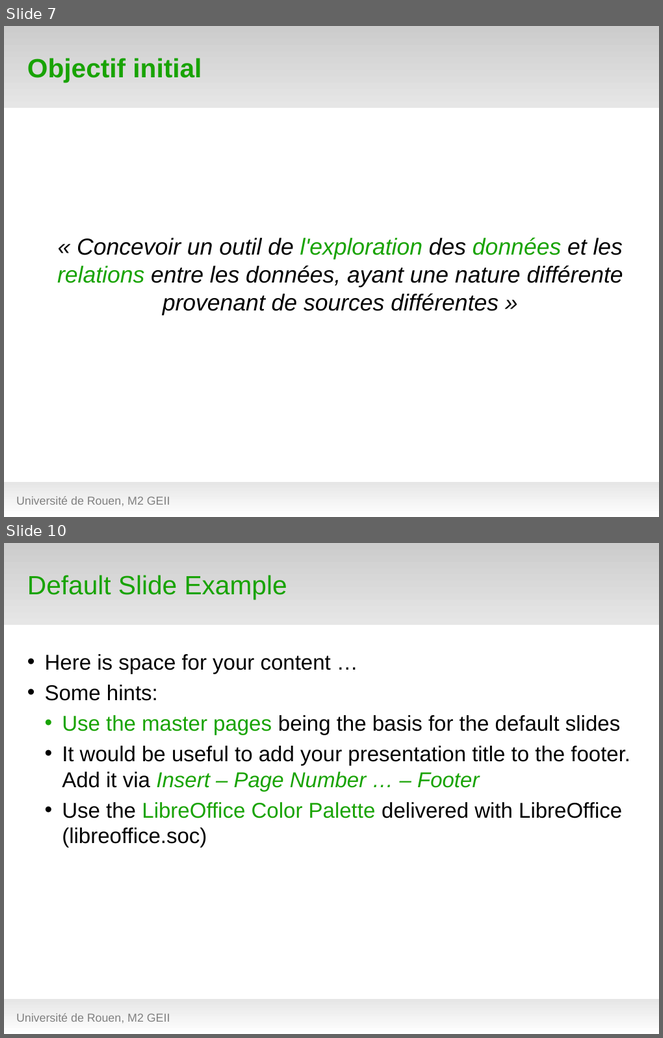
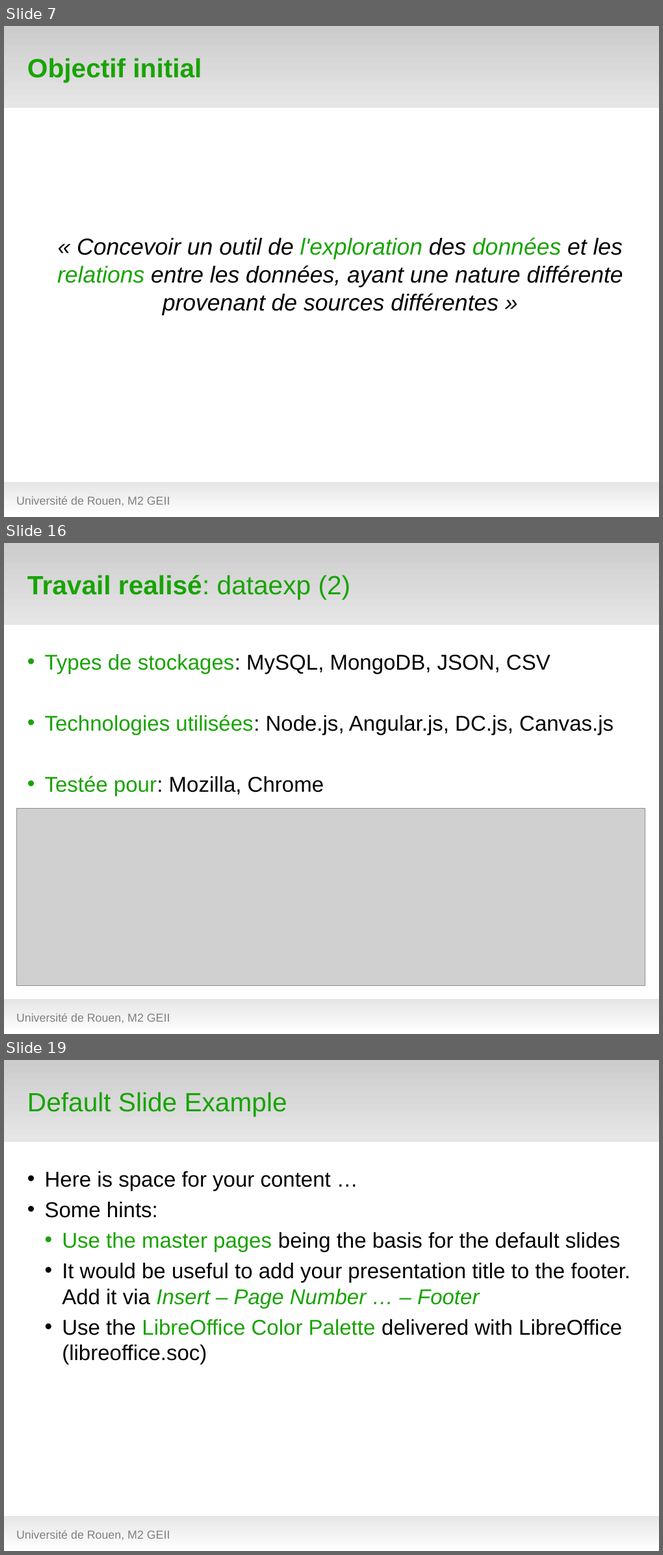
Before and after one commit to hanzenok/dataexp, a slide deck: presentation/test_green5.odp. Shown one above the other, each under a label of ours: slides 7 and 10 before the commit, slides 7, 16 and 19 after it; the slides between them are not shown. The pictures are 663x1038 and 663x1555 pixels, drawn with LibreOffice and Linux fonts; fonts in the diff are those of the drawing; grey boxes stand for pictures; background and template pictures are left out. Boxes give left, top, right and bottom in pixels: in the first picture for what was removed or moved away, otherwise in the second. Text is boxed around its words. In the diff, an @@ line names an element or a change of style, - is before the commit and + after.

```diff
--- a/presentation/test_green5.odp
+++ b/presentation/test_green5.odp
@@ slide 16 added at (x1=4, y1=543, x2=659, y2=1034), background #FFFFFF; not listed: 2 template elements that a slide beside it also shows @@
@@ title added at (x1=27, y1=575, x2=351, y2=599), 32 pt, text #18A303, bold @@
+Travail realisé: dataexp (2)
@@ text added at (x1=45, y1=654, x2=614, y2=797), 26 pt, text #000000 @@
+• Types de stockages: MySQL, MongoDB, JSON, CSV
+• Technologies utilisées: Node.js, Angular.js, DC.js, Canvas.js
+• Testée pour: Mozilla, Chrome
@@ picture added at (x1=16, y1=808, x2=645, y2=986) @@
@@ text added at (x1=16, y1=1014, x2=170, y2=1023), 14 pt, text #808080 @@
+Université de Rouen, M2 GEII
@@ what was slide 10 is now slide 19 @@
```
Also in this commit, not shown: 2 slides changed, 9 other slides added, 1 slide removed, 13 other files.
